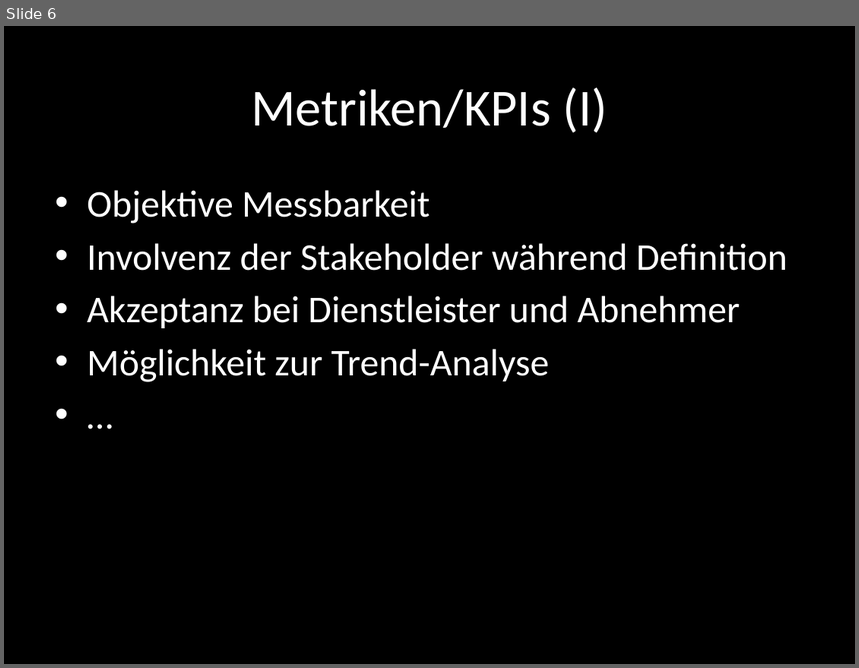
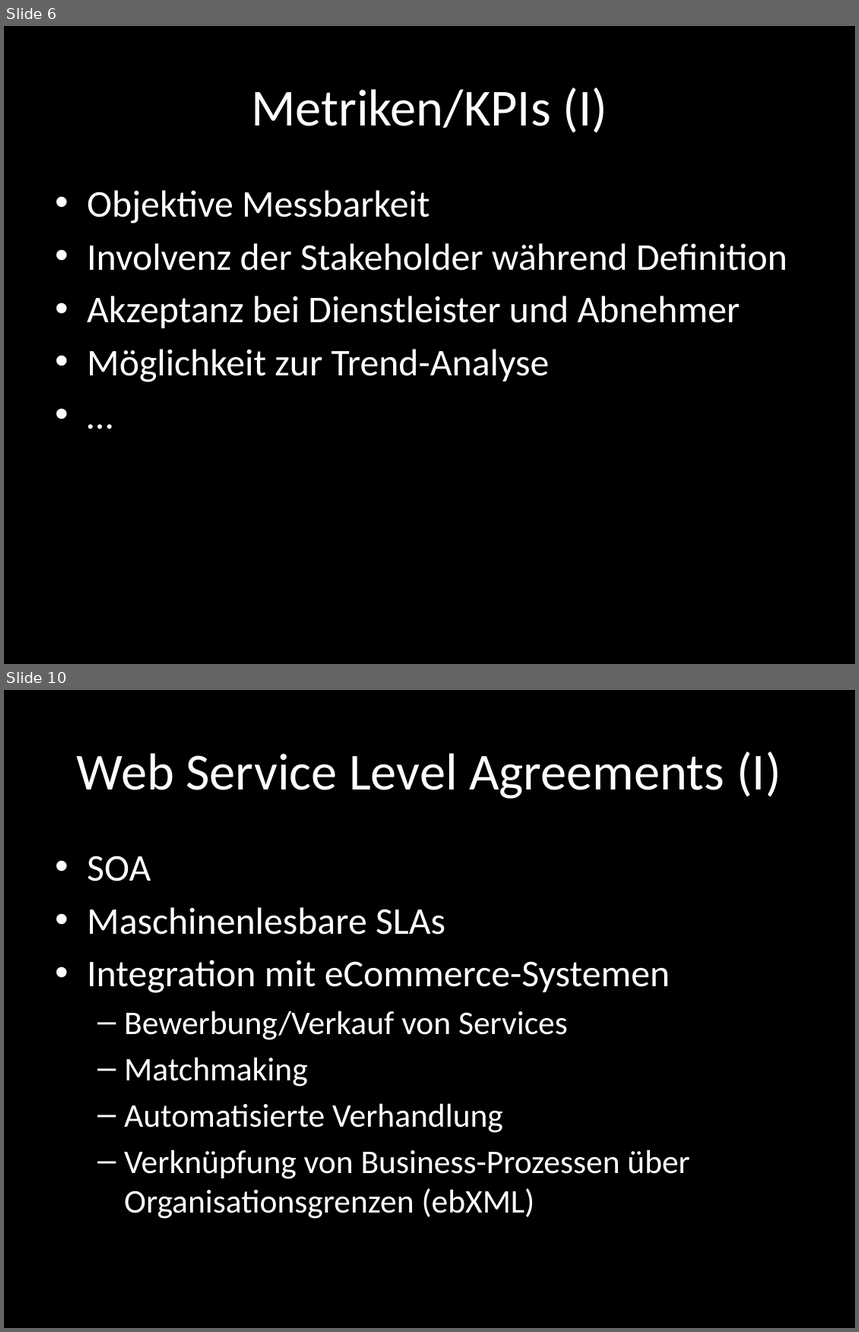
Before and after one commit to foyan/E2E, a slide deck: End-to-end Monitoring.pptx. Shown one above the other, each under a label of ours: slide 6 before the commit, slides 6 and 10 after it; the slides between them are not shown. The pictures are 859x668 and 859x1332 pixels, drawn with LibreOffice and Linux fonts; fonts in the diff are those of the drawing. Boxes give left, top, right and bottom in pixels: in the first picture for what was removed or moved away, otherwise in the second. Text is boxed around its words. In the diff, an @@ line names an element or a change of style, - is before the commit and + after.

```diff
--- a/End-to-end Monitoring.pptx
+++ b/End-to-end Monitoring.pptx
@@ slide 10 added at bbox=[4, 690, 855, 1328], background #000000 @@
@@ title added at bbox=[77, 752, 781, 799], 44 pt, text #FFFFFF @@
+Web Service Level Agreements (I)
@@ text added at bbox=[87, 856, 690, 1219], 28 pt, text #FFFFFF @@
+• SOA
+• Maschinenlesbare SLAs
+• Integration mit eCommerce-Systemen
+  – Bewerbung/Verkauf von Services
+  – Matchmaking
+  – Automatisierte Verhandlung
+  – Verknüpfung von Business-Prozessen über Organisationsgrenzen (ebXML)
```
Also in this commit, not shown: 1 slide changed, 12 other slides added, 1 slide removed, 2 other files.
